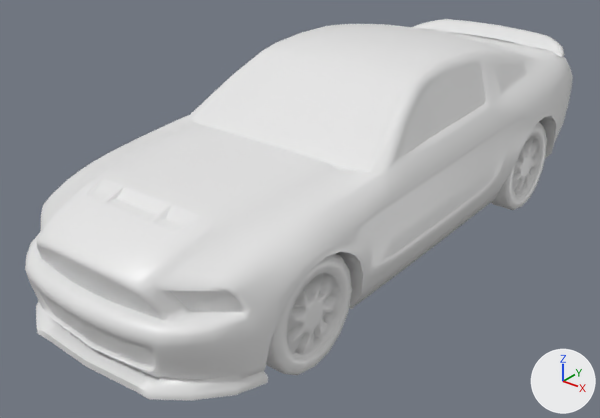
One commit to the FBX model Assets/Models/Cars/FordMustang2012/FordMustang2012_1.fbx: the scene before it, then after it.
Camera for both pictures: a 50 mm lens placed at (3.19, -4.35, 2.87), pointed at (-0.12, -0.21, 0.31). Arrows for +X, +Y and +Z are at lower right; the lights stay in place. Where no turn or scale is listed for an object, it has been applied to the vertices. Vertices at the same position are counted once.

Names of what the first picture shows: 'Ford_mustang2012_wheel.B.L', 'Ford_mustang2012_wheel.F.L', 'ford_mustang', 'polySurface2', 'polySurface8'.
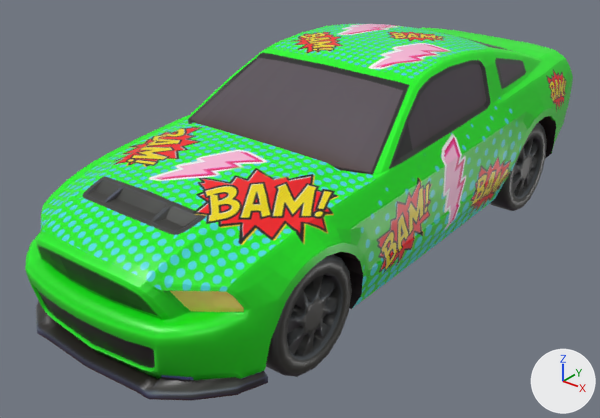
Where the newer file only moved an object's origin or applied its transform, the numbers keep the older frame.

Edits to the scene script, one JSON object a line:
```json
{"op": "add", "block": "img_fordmustang_albedotransparency_png", "code": ["img_fordmustang_albedotransparency_png = load_image('FordMustang_AlbedoTransparency.png', 'Textures/Comics/FordMustang_AlbedoTransparency.png', 2048, 2048, 'sRGB')"]}
{"op": "remove", "block": "mat_ford_mustang", "code": "mat_ford_mustang.base_color = (0.8, 0.8, 0.8)  # white #e7e7e7"}
{"op": "add", "block": "mat_ford_mustang", "code": "mat_ford_mustang.texture = img_fordmustang_albedotransparency_png"}
{"block": "me_mesh_006", "where": "# used by ob_ford_mustang; location = (0.0, 0.153, 0.791)"}
{"op": "remove", "block": "me_mesh_006", "code": "me_mesh_006.from_pydata(...)  # 1915 vertices, 1851 faces; spans x -0.93..0.93, y -2.31..2.31, z -0.62..0.62"}
{"op": "add", "block": "me_mesh_006", "code": "me_mesh_006.from_pydata(...)  # 1980 vertices, 1924 faces; spans x -0.93..0.93, y -2.31..2.31, z -0.62..0.62"}
{"block": "me_mesh_006", "change": "me_mesh_006 part 1: 11 vertices moved from x -0.87..0.87, y 1.63..2.31, z -0.5..-0.17 to x -0.66..0.66, y 1.71..2.31, z -0.42..-0.04; 156 vertices removed from x -0.91..0.91, y 1.27..2.31, z -0.54..0.34; 268 vertices added at x -0.73..0.73, y 1.27..2.31, z -0.55..0.08"}
{"block": "me_mesh_006", "change": "me_mesh_006 part 2: 2 vertices moved within x -0.8, y -1.95, z -0.15; 137 vertices removed from x -0.88..0.88, y -2.24..-1.85, z -0.62..-0.14; 90 vertices added at x -0.79..0.61, y -2.27..-1.46, z -0.61..0.08"}
{"op": "set", "path": "ob_ford_mustang2012_wheel_f_l.location", "old": "(0.747, -1.288, 0.362)", "new": "(0.747, -1.288, 0.352)"}
{"op": "remove", "block": "ob_polysurface2", "code": ["ob_polysurface2 = bpy.data.objects.new('polySurface2', me_mesh)", "ob_polysurface2.location = (0.0, 2.26, 1.089)"]}
{"op": "set", "path": "ob_ford_mustang2012_wheel_b_l.location", "old": "(0.747, 1.393, 0.362)", "new": "(0.747, 1.393, 0.352)"}
```

Pixel boxes (x1, y1, x2, y2) of what changed, in the pictures (600 x 418 px; the box of a moved part takes in the faces that stretch with it):
```json
{"object": "ford_mustang", "change": "surface changed", "before": [37, 24, 573, 386], "after": [37, 24, 573, 386]}
{"object": "polySurface8", "change": "surface changed", "before": [25, 77, 573, 401], "after": [25, 77, 573, 401]}
{"object": "Ford_mustang2012_wheel.F.L", "change": "surface changed, moved", "before": [266, 254, 352, 375], "after": [266, 255, 352, 377], "on screen": "grey to black"}
{"object": "Ford_mustang2012_wheel.B.L", "change": "surface changed, moved", "before": [491, 122, 547, 210], "after": [490, 122, 547, 211]}
{"object": "polySurface2", "change": "deleted", "before": [412, 19, 565, 57]}
{"part": 1, "of": "me_mesh_006", "change": "moved or reshaped", "before": [539, 77, 573, 158], "on screen": "not visible afterwards"}
{"part": 2, "of": "me_mesh_006", "change": "moved or reshaped", "before": [158, 299, 286, 386], "after": [41, 258, 191, 320]}
```
